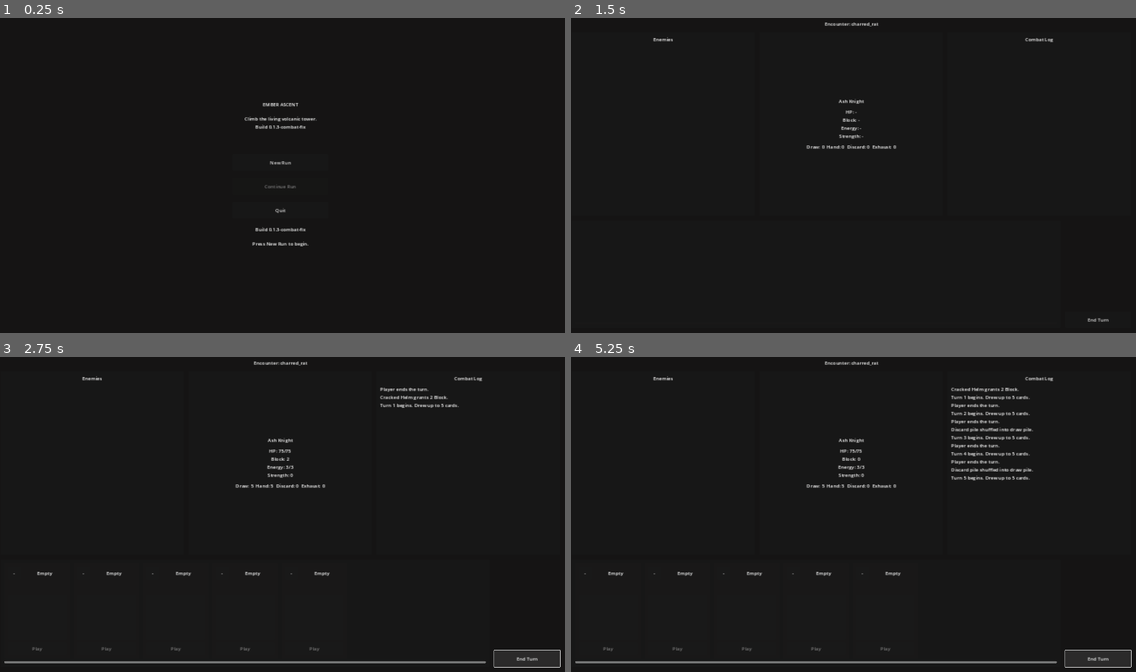
Above: before the commit, frames 1-4 (two rows, left to right).
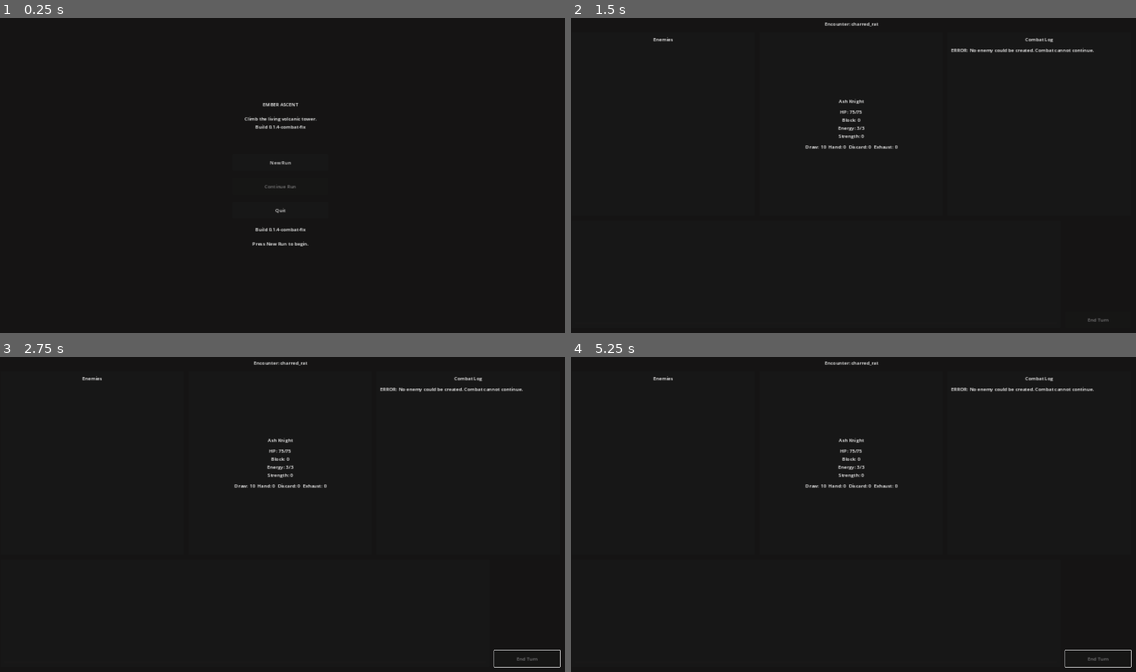
Above: after the commit, the same moments.

Repository: alexkemp8825-create/EMBER-ASCENT
Game: Godot game, scene res://scenes/main/Main.tscn
The game is run twice, just before and just after one commit, with the same random seed, the same clock (stepped at 60 frames per second) and the same inputs.
Inputs (mouse positions are in pixels of both pictures, inside the frame that each line leads up to):
- Up to frame 1 (0.25 s): no input
- Up to frame 2 (1.5 s): click "New Run" at 0.5 s; click "Ash Knight Playable Defence, …" at 1.25 s
- Up to frame 3 (2.75 s): click (525, 659) at 2 s, where only the run before the commit has a clickable "End Turn"
- Up to frame 4 (5.25 s): click (1096, 659) at 2.75 s, where only the run before the commit has a clickable "End Turn"; click (1096, 659) at 3.5 s, where only the run before the commit has a clickable "End Turn"; tap Enter at 4.25 s; tap Space at 5 s

The runs differ from the first frame. In frame 1, less than 0.1% of the frame differs, in the area x 48-50%, y 34-68%; in frame 2, 0.5%; in frame 3, 1.4%; in frame 4, 2.2%, in the area x 0-96%, y 9-98%.
Error in both runs: Trying to assign an array of type "Array" to a variable of type "Array[Dictionary]". (res://scripts/events/EventData.gd:14)

Commit message:
fix: stop instant combat victory when enemy list is empty
- Guard victory with _victory_allowed after combat setup completes
- Return false from _are_all_enemies_defeated when _enemies is empty
- Add charred_rat fallback and combat debug prints
- Bump build to 0.1.4-combat-fix

Co-authored-by: alexkemp8825-create <alexkemp8825-create@users.noreply.github.com>

Diff:
--- a/project.godot
+++ b/project.godot
@@ -6,7 +6,7 @@
 [application]
 
 config/name="EMBER ASCENT"
-config/version="0.1.3-combat-fix"
+config/version="0.1.4-combat-fix"
 run/main_scene="res://scenes/main/Main.tscn"
 config/features=PackedStringArray("4.0")
 
--- a/scripts/combat/CombatManager.gd
+++ b/scripts/combat/CombatManager.gd
@@ -83,23 +83,26 @@
 	_enemies = _create_enemy_encounter()
 
 	if _enemies.is_empty():
+		push_error("CRITICAL: Combat started with no enemies. Encounter ID: %s" % encounter_id)
 		var fallback_enemy := _enemy_database.create_enemy("charred_rat")
 		if fallback_enemy != null:
 			_enemies.append(fallback_enemy)
 		else:
-			push_error("CRITICAL: No enemy could be created. Staying in combat screen.")
+			end_turn_button.disabled = true
+			_log("ERROR: No enemy could be created. Combat cannot continue.")
+			_refresh_ui()
 			return
 
 	_combat_started = true
 	_selected_enemy_index = _get_first_living_enemy_index()
-
-	print("COMBAT STARTED encounter_id=", encounter_id)
-	print("ENEMIES CREATED=", _enemies.size())
 
 	_log("Combat begins.")
 	_log("Your deck is shuffled into the draw pile.")
 	_start_player_turn()
 
+	print("COMBAT START encounter_id=", encounter_id)
+	print("ENEMIES SIZE=", _enemies.size())
+	print("DRAW PILE SIZE=", draw_pile.size())
 	print("HAND SIZE=", hand.size())
 	_victory_allowed = true
 
@@ -182,7 +185,7 @@
 	_resolve_burn_cards_at_end_of_turn()
 	_resolve_enemy_burn_ticks()
 
-	if _can_handle_victory():
+	if _victory_allowed and _are_all_enemies_defeated():
 		_handle_victory()
 		return
 
@@ -309,7 +312,7 @@
 	_resolve_card_effects(card_data, target_index)
 	_move_card_from_hand_to_discard(card_instance)
 
-	if _can_handle_victory():
+	if _victory_allowed and _are_all_enemies_defeated():
 		_handle_victory()
 		return
 
@@ -512,19 +515,7 @@
 	return true
 
 
-func _can_handle_victory() -> bool:
-	return (
-		_victory_allowed
-		and _combat_started
-		and _enemies.size() > 0
-		and _are_all_enemies_defeated()
-	)
-
-
 func _handle_victory() -> void:
-	if not _can_handle_victory():
-		return
-
 	RunState.current_hp = max(hp, 1)
 	_log("Victory.")
 	var reward_payload := RewardManagerScript.build_combat_reward_payload(encounter_id, RunState.current_floor)
@@ -573,7 +564,7 @@
 
 
 func _refresh_ui() -> void:
-	if _can_handle_victory():
+	if _victory_allowed and _are_all_enemies_defeated():
 		_handle_victory()
 		return
 
--- a/scripts/core/GameState.gd
+++ b/scripts/core/GameState.gd
@@ -1,6 +1,6 @@
 extends Node
 
-const VERSION := "0.1.3-combat-fix"
+const VERSION := "0.1.4-combat-fix"
 
 var current_screen: String = "main_menu"
 var game_version: String = VERSION
